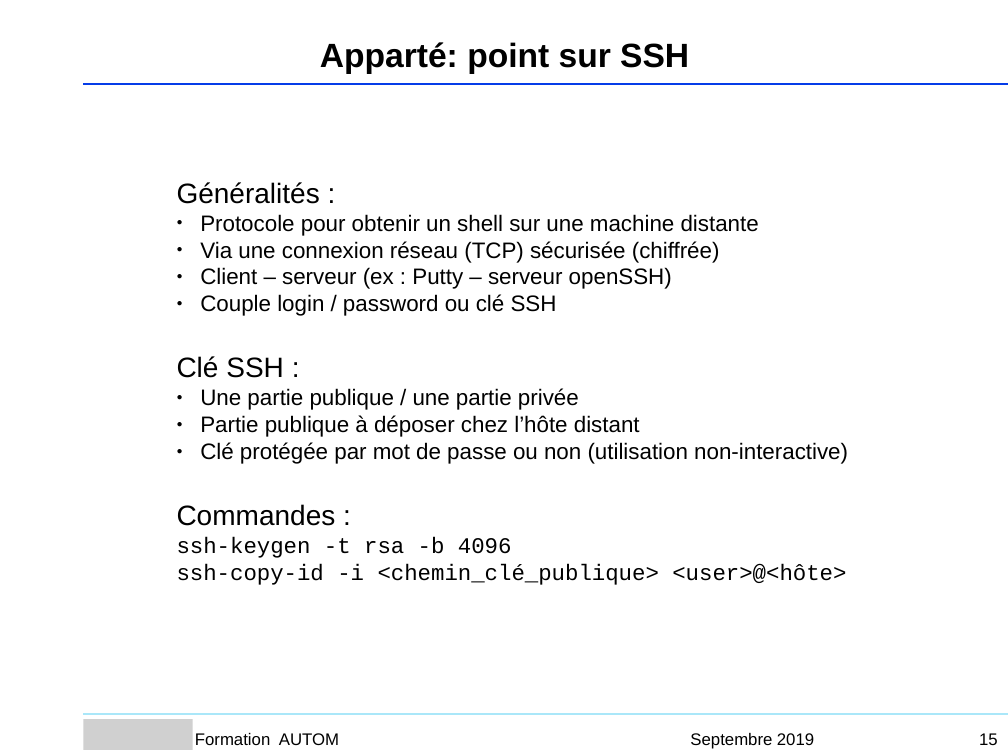
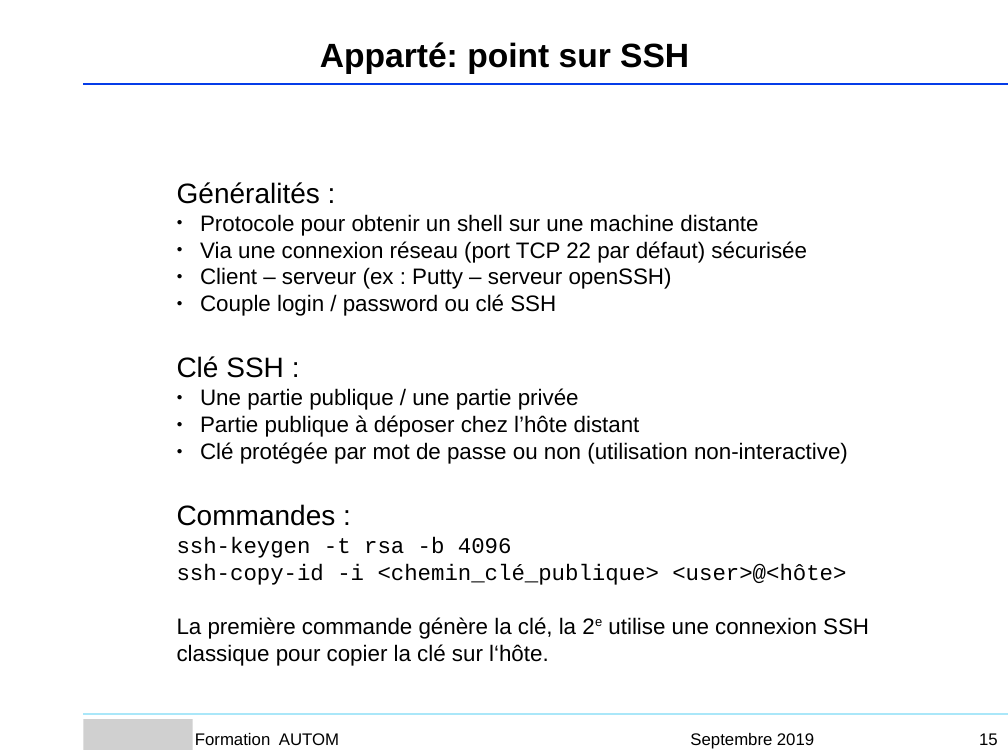
Before and after one commit to Sputnik93/cours_ansible, a slide deck: slide 15 of Ansible_support_cours_AGO.ppt. Drawn at 1008x756 pixels with LibreOffice and Linux fonts; fonts in the diff are those of the drawing; grey boxes stand for pictures; background and template pictures are left out. Boxes give left, top, right and bottom in pixels: in the first picture for what was removed or moved away, otherwise in the second. Text is boxed around its words. In the diff, an @@ line names an element or a change of style, - is before the commit and + after.

Commit message:
modifs
En cours (chapitre 2: utilisation)

```diff
--- a/Ansible_support_cours_AGO.ppt
+++ b/Ansible_support_cours_AGO.ppt
@@ text at box(177, 182, 848, 585): indent changed @@
@@ text at box(200, 241, 807, 263): text changed @@
-● Via une connexion réseau (TCP) sécurisée (chiffrée)
+● Via une connexion réseau (port TCP 22 par défaut) sécurisée
@@ text at box(177, 617, 869, 666): paragraph added @@
+La première commande génère la clé, la 2e utilise une connexion SSH classique pour copier la clé sur l‘hôte.
```
Also in this commit, not shown: 43 other slides changed, 1 slide added, 2 slides removed, 1 other file.
